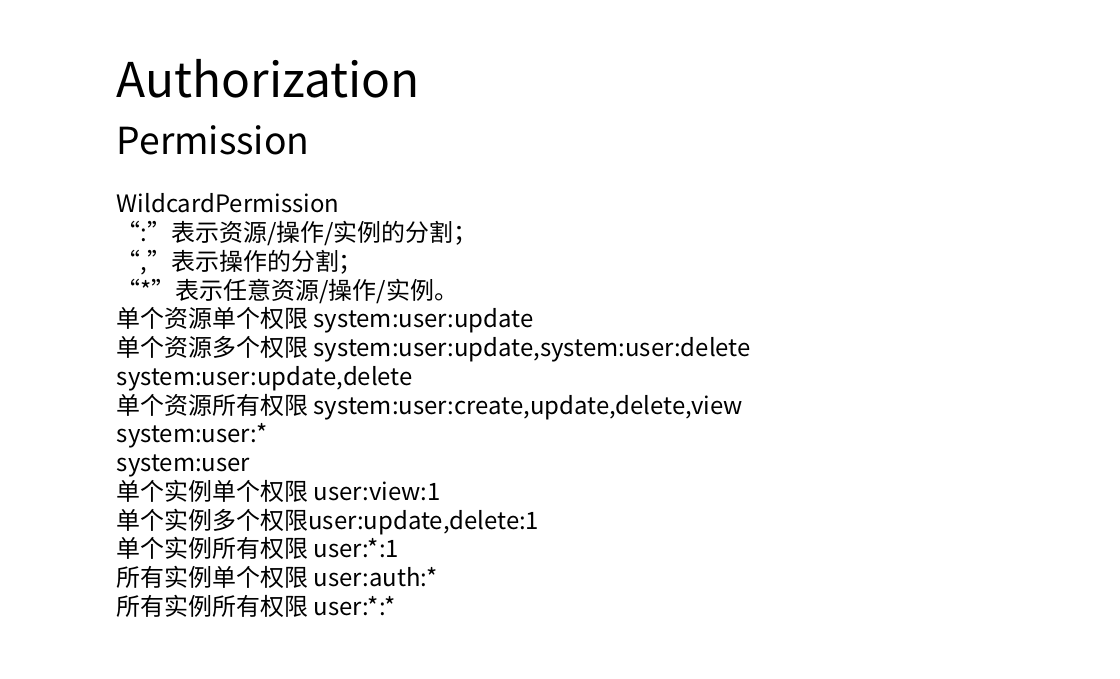
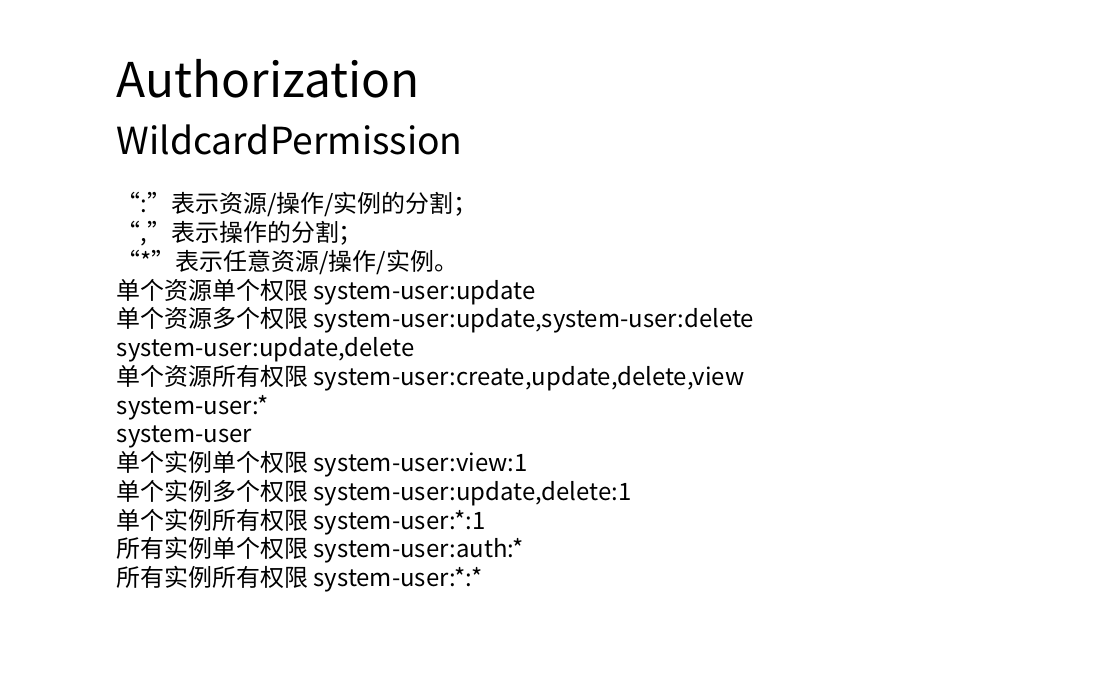
Before and after one commit to yanghaikun/shiro-in-action, a slide deck: slide 10 of shiro原理解析.pptx (slide 11 before the commit). Drawn at 1120x679 pixels with LibreOffice and Linux fonts; fonts in the diff are those of the drawing. Boxes give left, top, right and bottom in pixels: in the first picture for what was removed or moved away, otherwise in the second. Text is boxed around its words. In the diff, an @@ line names an element or a change of style, - is before the commit and + after.

```diff
--- a/shiro原理解析.pptx
+++ b/shiro原理解析.pptx
@@ text at box(117, 124, 463, 155): text changed @@
-Permission
+WildcardPermission
@@ text at box(117, 193, 339, 213): paragraph removed @@
-WildcardPermission
@@ text at box(117, 274, 754, 592): text changed @@
-单个资源单个权限 system:user:update
-单个资源多个权限 system:user:update,system:user:delete
-system:user:update,delete
-单个资源所有权限 system:user:create,update,delete,view
-system:user:*
-system:user
-单个实例单个权限 user:view:1
-单个实例多个权限user:update,delete:1
-单个实例所有权限 user:*:1
-所有实例单个权限 user:auth:*
-所有实例所有权限 user:*:*
+单个资源单个权限 system-user:update
+单个资源多个权限 system-user:update,system-user:delete
+system-user:update,delete
+单个资源所有权限 system-user:create,update,delete,view
+system-user:*
+system-user
+单个实例单个权限 system-user:view:1
+单个实例多个权限 system-user:update,delete:1
+单个实例所有权限 system-user:*:1
+所有实例单个权限 system-user:auth:*
+所有实例所有权限 system-user:*:*
```
Also in this commit, not shown: 3 other slides changed, 1 slide removed.
